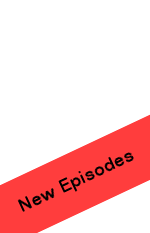
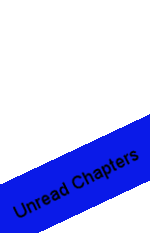
Layered file, before and after one edit (150x233). Changes by layer:
added layer "Unread Chapters" above "Layer" over [12, 150, 140, 218]
painted on "Layer" over [0, 114, 150, 233]
